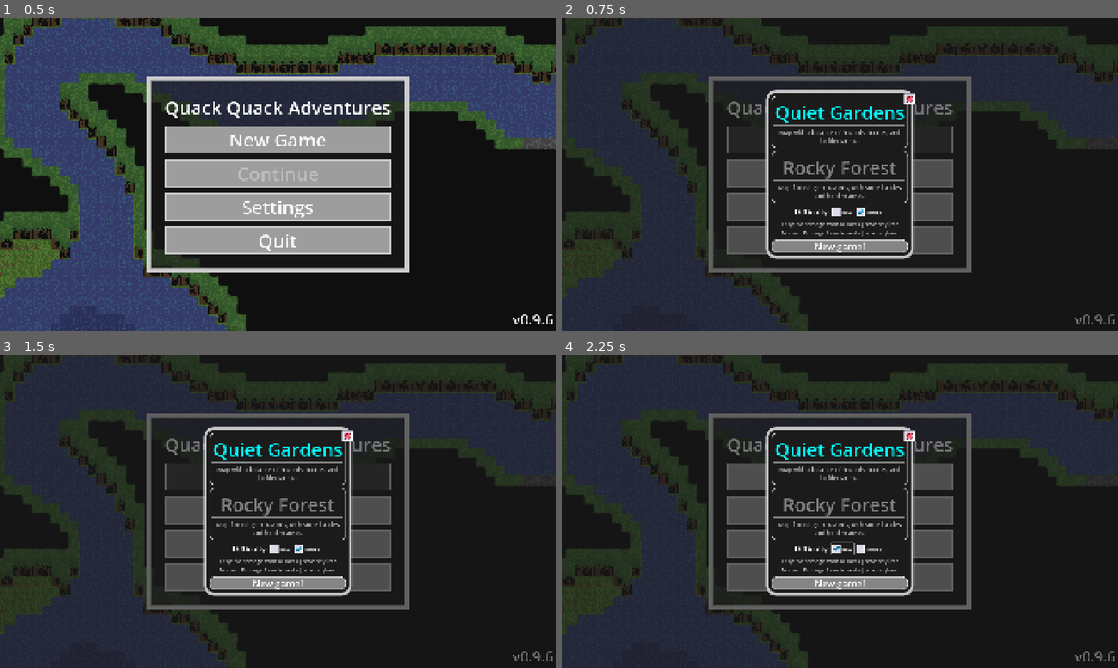
Above: before the commit, frames 1-4 (two rows, left to right).
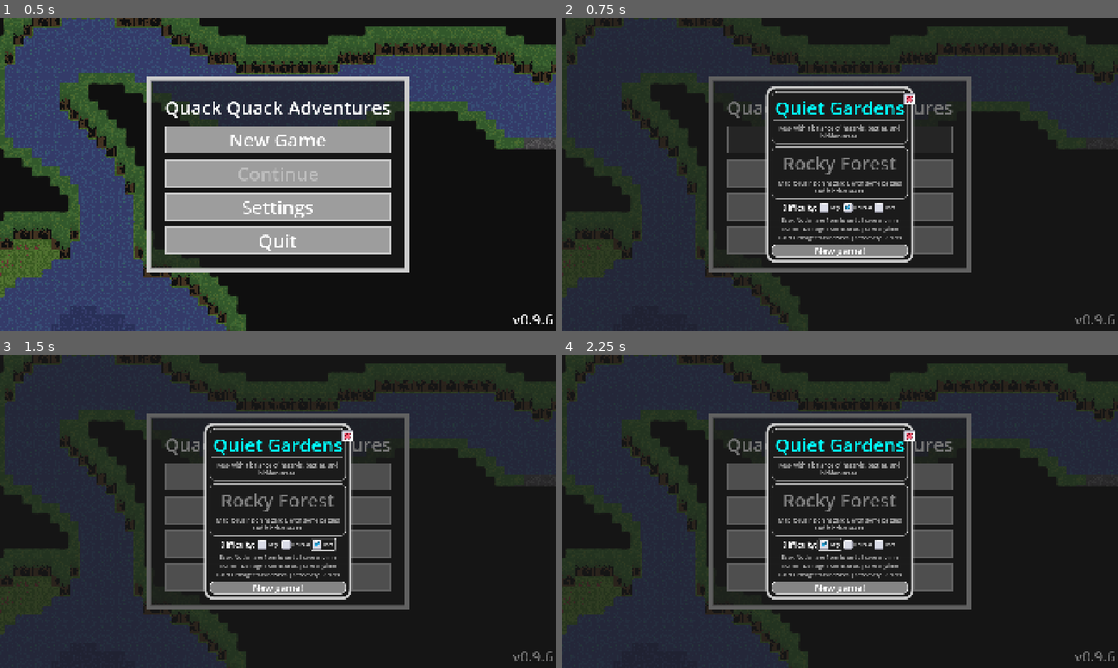
Above: after the commit, the same moments.

Repository: morie197/guwa-guwa-adventures
Game: Godot game, scene res://scenes/menus/main_menu.tscn
The game is run twice, just before and just after one commit, with the same random seed, the same clock (stepped at 60 frames per second) and the same inputs. Sound files missing from this copy of the repository are replaced by a short silence.
Inputs (mouse positions are in pixels of both pictures, inside the frame that each line leads up to):
- Up to frame 1 (0.5 s): no input
- Up to frame 2 (0.75 s): click "New Game" at 0.5 s
- Up to frame 3 (1.5 s): click (322, 545) at 1.25 s, where only the run after the commit has a clickable "Hard"
- Up to frame 4 (2.25 s): click "Easy" at 2 s

Frame 1 is identical in both runs. In frame 2, 5.8% of the frame differs, in the area x 36-64%, y 21-79%; in frame 3, 7.0%, in the area x 30-70%, y 21-79%; in frame 4, 5.8%.

Commit message:
[Add] Hard difficulty
Hard difficulty, only get an autosave every 5 treats, increased duck stats, no auto-heal.

Diff:
--- a/scenes/menus/new_game_ui.tscn
+++ b/scenes/menus/new_game_ui.tscn
@@ -217,6 +217,20 @@
 button_group = SubResource("ButtonGroup_w10jp")
 text = "MEDIUM"
 
+[node name="hardButton" type="CheckBox" parent="menu/VBoxContainer/HBoxContainer"]
+unique_name_in_owner = true
+layout_mode = 2
+theme_override_icons/checked = ExtResource("3_fqowj")
+theme_override_icons/unchecked = ExtResource("4_xhr88")
+theme_override_icons/radio_checked = ExtResource("3_fqowj")
+theme_override_icons/radio_unchecked = ExtResource("4_xhr88")
+theme_override_icons/checked_disabled = ExtResource("4_xhr88")
+theme_override_icons/unchecked_disabled = ExtResource("4_xhr88")
+theme_override_icons/radio_checked_disabled = ExtResource("4_xhr88")
+theme_override_icons/radio_unchecked_disabled = ExtResource("4_xhr88")
+button_group = SubResource("ButtonGroup_w10jp")
+text = "HARD"
+
 [node name="VBoxContainer" type="VBoxContainer" parent="menu/VBoxContainer"]
 layout_mode = 2
 
@@ -239,7 +253,6 @@
 vertical_alignment = 1
 
 [node name="RichTextLabel5" type="RichTextLabel" parent="menu/VBoxContainer/VBoxContainer"]
-visible = false
 layout_mode = 2
 theme_override_colors/default_color = Color(0.6872149, 0.68721503, 0.6872149, 1)
 theme_override_font_sizes/normal_font_size = 18
--- a/scripts/managers/game_manager.gd
+++ b/scripts/managers/game_manager.gd
@@ -22,7 +22,7 @@
 enum Difficulty {EASY, NORMAL, HARD}
 var difficultyValue: Difficulty = Difficulty.NORMAL
 
-var hpRestoredFromTreat: int = 3
+var hpRestoredFromTreat
 
 const SAVE_LABEL = preload("uid://dr217ab6yuj6k")
 const DUCK_MINIGAME = preload("uid://djxnchr27abqs")
@@ -278,6 +278,13 @@
 	playerRef.healTimer.paused = false
 
 	canDamage = true
+
+	if difficultyValue == Difficulty.HARD:
+		SaveManager.hardAutosaved = true
+		hpRestoredFromTreat = 2
+	else:
+		hpRestoredFromTreat = 3
+
 
 	playerRef.loadGameChecks()
 
@@ -427,7 +434,7 @@
 	shownTutorials.append(tutorialName)
 	startTutorial.emit(tutorialName)
 
-func initiateMinigame(entityNames: Array[String], entityHealth: Array[int], entityAttack: Array[int], entitySpeed: Array[int], entityRange: Array[int], stageName: String, owners):
+func initiateMinigame(entityNames: Array[String], entityHealth: Array, entityAttack: Array, entitySpeed: Array, entityRange: Array, stageName: String, owners):
 	paused = true
 	minigame = true
 	playerRef.healTimer.paused = true
@@ -500,11 +507,12 @@
 
 
 func healPlayer(amount: int = 1, regenHeal: bool = false):
+	if difficultyValue == Difficulty.HARD:
+		if regenHeal == true:
+			return
 	if canHealAfterDamage == false and regenHeal:
 		if damageHealTimer.time_left == 0.0:
-			print("0 damage heal delay")
 			return
-		print("delayed")
 		return
 	if healthValue < maxHP:
 		#print(healthValue, maxHP)
--- a/scripts/managers/minigame_manager.gd
+++ b/scripts/managers/minigame_manager.gd
@@ -31,11 +31,11 @@
 
 var level: int = 1
 var enemyCount: int = 1
-var enemyHealthValues: Array[int]
+var enemyHealthValues: Array
 var enemyNames: Array[String]
-var enemyAttackValues: Array[int]
-var enemySpeedValues: Array[int]
-var enemyRangeValues: Array[int]
+var enemyAttackValues: Array
+var enemySpeedValues: Array
+var enemyRangeValues: Array
 
 var playerPos: Vector2
 
--- a/scripts/managers/save_manager.gd
+++ b/scripts/managers/save_manager.gd
@@ -23,6 +23,8 @@
 
 var autosaveCooldown = 30
 var canAutosave: bool = true
+
+var hardAutosaved: bool = true
 
 var autosaveCooldownTimer: Timer
 
@@ -72,7 +74,7 @@
 		if fowSaveData.has(1):
 			var overImage = fowSaveData[1].convert_to_image()
 			overImage.save_png(path + "/1.png")
-			print(path + "/1.png")
+			#print(path + "/1.png")
 		fowSaveDataAll[slot] = fowSaveData
 
 func save_game_image(slot: int = 0):
@@ -232,7 +234,7 @@
 			}
 
 	if configData["toggles"]["fullscreen"] == true:
-		print("fullscreen")
+		#print("fullscreen")
 		GameManager.toggleFullscreen()
 	if configData["toggles"]["autosave"] == false:
 		autosave = false
@@ -275,15 +277,15 @@
 	var err = config.save(settingsSavePath)
 
 	if err != OK:
-		print("Save failed! Error code: ", err)
+		return
 
 func saveAllData():
 	if saveDataAll.is_empty():
-		print("empty save data!")
+		#print("empty save data!")
 		return
 	var writeFile = FileAccess.open(savePath, FileAccess.WRITE)
 	if writeFile == null:
-		print("failed to open!")
+		#print("failed to open!")
 		return
 	writeFile.store_string(JSON.stringify(saveDataAll))
 	writeFile.close()
@@ -297,6 +299,12 @@
 		return
 	if autosave == false:
 		return
+	if hardAutosaved == true:
+		return
+	if GameManager.difficultyValue == GameManager.Difficulty.HARD:
+		if !(GameManager.level % 5 == 0):
+			hardAutosaved = false
+			return
 	if GameManager.wonGame == true or GameManager.playerRef.migrating == true:
 		return
 
--- a/scripts/managers/world.gd
+++ b/scripts/managers/world.gd
@@ -297,7 +297,7 @@
 	switchBreathableArea(GameManager.playerRef.isBreathable)
 
 func switchBreathableArea(breathable: bool = false):
-	print("called")
+	#print("called")
 	if breathable:
 		undergroundTreats.visible = true
 		#undergroundDucks.visible = true
@@ -423,7 +423,7 @@
 		dict = toUpdateTilesOver
 		#FOWTileMap = overHidden
 	else:
-		print("no tile map ;(")
+		#print("no tile map ;(")
 		return
 
 	var finalFOWRadius
@@ -470,10 +470,10 @@
 	#revealedTilesDict = {}
 	#revealedTilesUnderDict = {}
 
-	print("loaded FOW")
-
-	print(underFow)
-	print(overFow)
+	#print("loaded FOW")
+
+	#print(underFow)
+	#print(overFow)
 
 	underTexture.set_image(underFow.convert_to_image())
 	underMat.set_shader_parameter("fow_mask", underTexture)
@@ -496,7 +496,7 @@
 
 
 func clearFOW():
-	print("cleared FOW")
+	#print("cleared FOW")
 
 	underFow = BitMap.new()
 	var underRect: Rect2i = underground_logic_layer.get_used_rect()
@@ -519,7 +519,7 @@
 
 func switchUnderOverGround():
 	if overgroundLayer == null or undergroundLayer == null:
-		print("no overground or underground tilemap")
+		#print("no overground or underground tilemap")
 		return
 
 	GameManager.switchedWorldLevel.emit()
@@ -530,7 +530,7 @@
 		_turnOnOffLayer(overgroundLayer, false)
 		overMap.modulate = Color.TRANSPARENT
 		underMap.modulate = Color.WHITE
-		print(overMap.modulate)
+		#print(overMap.modulate)
 		overground_collision_layer.collision_enabled = false
 		mapLayer = 0
 
@@ -544,7 +544,7 @@
 		if levelName == "Hidden Grove":
 			darkener.show()
 		else:
-			print(levelName)
+			#print(levelName)
 			darkener.hide()
 		_turnOnOffLayer(undergroundLayer, false)
 		overMap.modulate = Color.WHITE
@@ -561,7 +561,7 @@
 
 func getTileUnderPos(globalPos: Vector2):
 	if current_logic_layer == null:
-		print("no logic layer present")
+		#print("no logic layer present")
 		return
 
 	if current_logic_layer.z_index == 0:
@@ -572,7 +572,7 @@
 func tileToAtlasCoords(localToMapCoords: Vector2i):
 	#print("updating FOW")
 	if current_logic_layer == null:
-		print("no logic layer present")
+		#print("no logic layer present")
 		return
 
 	return current_logic_layer.get_cell_atlas_coords(localToMapCoords)
@@ -636,7 +636,7 @@
 		if GameManager.playerRef.distanceToTreatFormula(closestHiddenTreat.global_position):
 			closestHiddenTreat.hiddenOnRadar = false
 			return closestHiddenTreat
-	print("null")
+	#print("null")
 	return null
 
 func _getTreats(group) -> Array[Node2D]:
--- a/scripts/menus/new_game_ui.gd
+++ b/scripts/menus/new_game_ui.gd
@@ -29,9 +29,12 @@
 
 	easy_button.pressed.connect(GameManager.changeDifficulty.bind(GameManager.Difficulty.EASY))
 	normal_button.pressed.connect(GameManager.changeDifficulty.bind(GameManager.Difficulty.NORMAL))
+	%hardButton.pressed.connect(GameManager.changeDifficulty.bind(GameManager.Difficulty.HARD))
 
 	if GameManager.difficultyValue == GameManager.Difficulty.EASY:
 		easy_button.button_pressed = true
+	elif GameManager.difficultyValue == GameManager.Difficulty.HARD:
+		%hardButton.button_pressed = true
 
 	new_game_button.pressed.connect(_newGame)
 
--- a/scripts/menus/pause_menu.gd
+++ b/scripts/menus/pause_menu.gd
@@ -26,6 +26,9 @@
 
 	if SaveManager.check_save() == false:
 		loadGame.disabled = true
+
+	if GameManager.difficultyValue == GameManager.Difficulty.HARD:
+		save.disabled = true
 
 	#if !GameManager.difficultyValue == GameManager.Difficulty.EASY:
 	#	save.disabled = true
@@ -80,5 +83,9 @@
 		buttons.erase(loadGame)
 	else:
 		save.show()
+
+	if GameManager.difficultyValue == GameManager.Difficulty.HARD:
+		buttons.erase(save)
+
 	for button in buttons:
 		button.disabled = inPopup
--- a/scripts/menus/slot.gd
+++ b/scripts/menus/slot.gd
@@ -79,5 +79,9 @@
 	elif int(data["difficulty"]) == 1:
 		difficulty.text = tr("MEDIUM")
 		health.text = "HP: " + str(int(data["currentHP"])) + " / " + str(GameManager.baseHealthValue + floor(int(data["upgradeLevels"]["endurance"] / 2.0)))
+	elif int(data["difficulty"]) == 2:
+		difficulty.text = tr("HARD")
+		health.text = "HP: " + str(int(data["currentHP"])) + " / " + str(GameManager.baseHealthValue + floor(int(data["upgradeLevels"]["endurance"] / 2.0)))
+
 
 	#stage_name.text = "Map: " + data["levelName"]
--- a/scripts/player.gd
+++ b/scripts/player.gd
@@ -661,7 +661,7 @@
 		var switch = false
 		if (isBreathable == newBreathable):
 			switch = false
-		elif (nextAtlascoords == Vector2i(0, 0) and newBreathable):
+		elif ((nextAtlascoords == Vector2i(0, 0) or nextAtlascoords == Vector2i(1, 0)) and newBreathable):
 			switch = true
 		elif ((nextAtlascoords == Vector2i(2, 3) or nextAtlascoords == Vector2i(0, 3)) and !newBreathable):
 			switch = true
--- a/scripts/static_enemy_duck.gd
+++ b/scripts/static_enemy_duck.gd
@@ -17,6 +17,17 @@
 @export var duckRAN: Array[int]
 @export var stageName: String = "land_forest"
 @export var revealedAreas: Array[Node2D]
+
+var hardAddHP: int = 5
+var hardAddATK: int = 1
+var hardAddSPD: int = 2
+var hardAddRAN: int = 1
+
+
+var duckHPFinal: Array
+var duckATKFinal: Array
+var duckSPDFinal: Array
+var duckRANFinal: Array
 
 @export var facingLeft: bool = false
 
@@ -51,6 +62,8 @@
 		%landSprite.flip_h = true
 
 	GameManager.moved.connect(_updateDirection)
+
+	GameManager.levelLoaded.connect(_ducksUpdated)
 
 func _breathLayerChanged(breathable: bool = false):
 	#print(GameManager.worldLayer)
@@ -91,10 +104,10 @@
 		var duckyCont = DUCK_CONTAINER.instantiate()
 		owners[i].add_child(duckyCont)
 		duckyCont.duckName.text = str(duckNames[i])
-		duckyCont.duckhp.text = tr("DUCK_HP_STAT") + str(duckHP[i])
-		duckyCont.duckatk.text = tr("DUCK_ATK_STAT") + str(duckATK[i])
-		duckyCont.duckspd.text = tr("DUCK_SPD_STAT") + str(duckSPD[i])
-		duckyCont.duckrange.text = tr("DUCK_RAN_STAT") + str(duckRAN[i])
+		duckyCont.duckhp.text = tr("DUCK_HP_STAT") + str(duckHPFinal[i])
+		duckyCont.duckatk.text = tr("DUCK_ATK_STAT") + str(duckATKFinal[i])
+		duckyCont.duckspd.text = tr("DUCK_SPD_STAT") + str(duckSPDFinal[i])
+		duckyCont.duckrange.text = tr("DUCK_RAN_STAT") + str(duckRANFinal[i])
 
 		duckyCont.global_position = owners[i].global_position
 		duckyCont.position.x -= duckyCont.size.x/2.0
@@ -116,7 +129,7 @@
 
 func _quack():
 	if duckNames.size() > 0 and GameManager.minigame == false and GameManager.lost == false:
-		GameManager.initiateMinigame(duckNames, duckHP, duckATK, duckSPD, duckRAN, stageName, owners)
+		GameManager.initiateMinigame(duckNames, duckHPFinal, duckATKFinal, duckSPDFinal, duckRANFinal, stageName, owners)
 
 func playerWon():
 	_exitMinigame()
@@ -139,6 +152,17 @@
 	GameManager.worldManager.ui_manager.stamina_bar_minigame.hide()
 
 func _ducksUpdated():
+	if GameManager.difficultyValue == GameManager.Difficulty.HARD:
+		duckHPFinal = duckHP.map(func(n): return n + hardAddHP)
+		duckATKFinal = duckATK.map(func(n): return n + hardAddATK)
+		duckSPDFinal = duckSPD.map(func(n): return n + hardAddSPD)
+		duckRANFinal = duckRAN.map(func(n): return n + hardAddRAN)
+	else:
+		duckHPFinal = duckHP.duplicate()
+		duckATKFinal = duckATK.duplicate()
+		duckSPDFinal = duckSPD.duplicate()
+		duckRANFinal = duckRAN.duplicate()
+
 	if GameManager.duckRegistry.has(id):
 		_enableDisable(false)
 	else:
